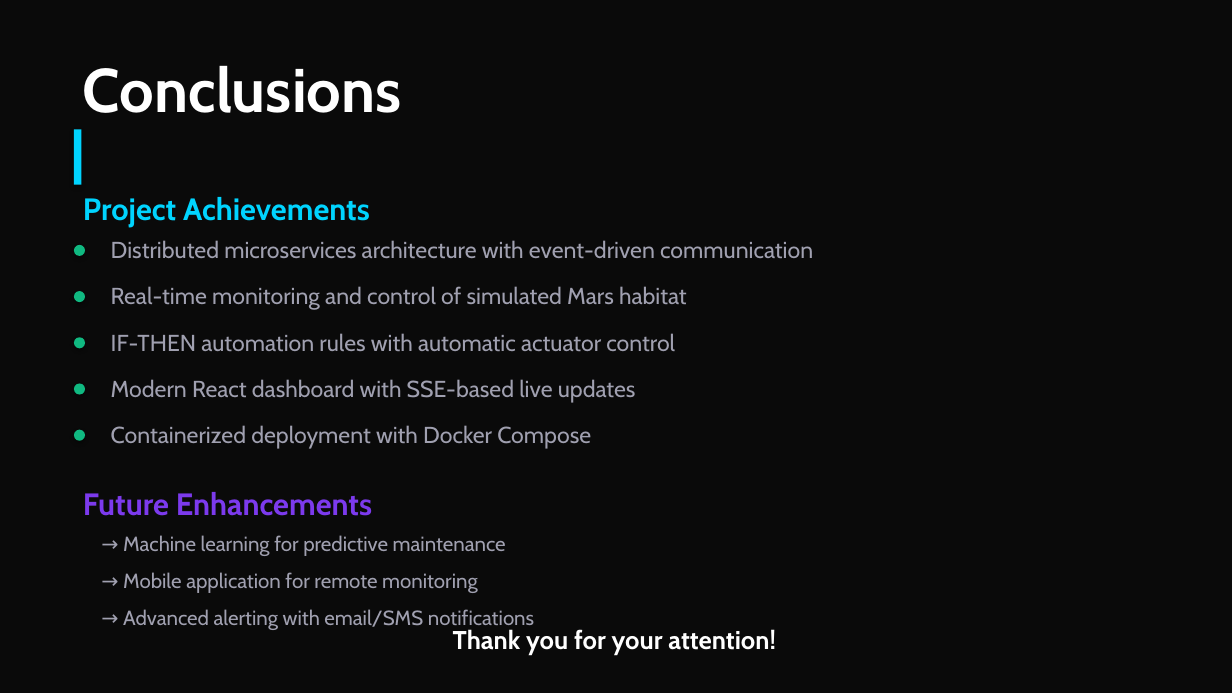
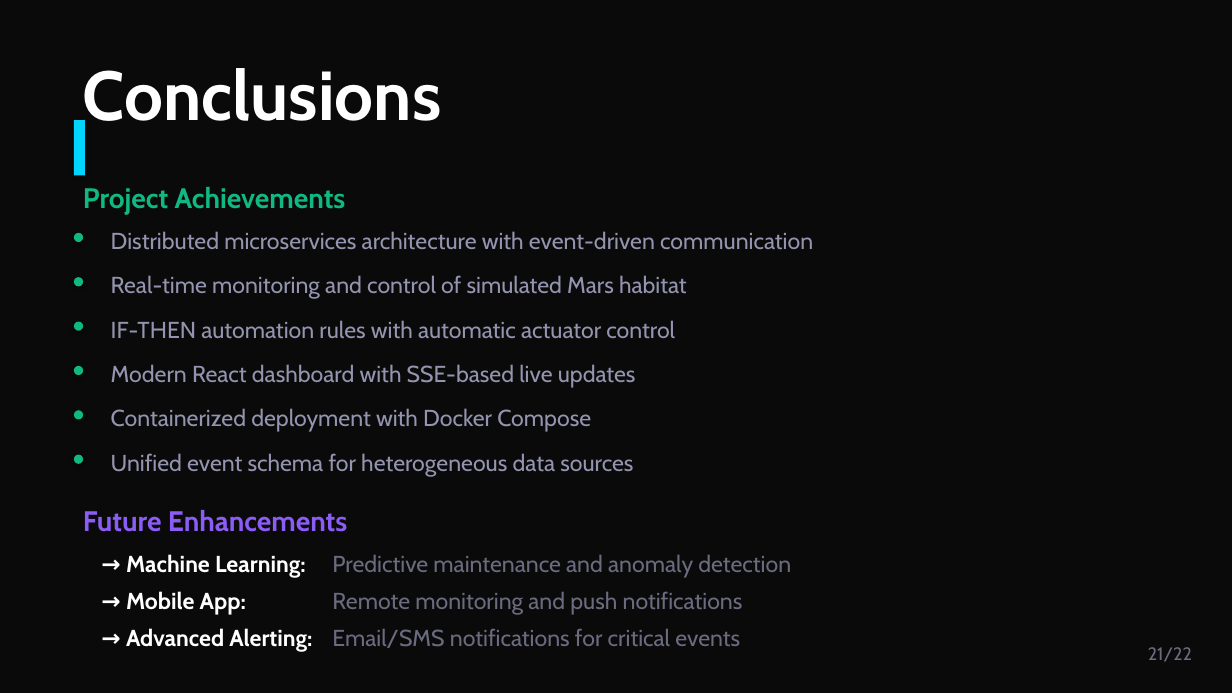
Before and after one commit to paolopagliarini/2063987_WestCompany, a slide deck: slide 21 of booklets/slides/Mars_Habitat_Presentation.pptx (slide 20 before the commit). Drawn at 1232x693 pixels with LibreOffice and Linux fonts; fonts in the diff are those of the drawing. Boxes give left, top, right and bottom in pixels: in the first picture for what was removed or moved away, otherwise in the second. Text is boxed around its words. In the diff, an @@ line names an element or a change of style, - is before the commit and + after.

```diff
--- a/booklets/slides/Mars_Habitat_Presentation.pptx
+++ b/booklets/slides/Mars_Habitat_Presentation.pptx
@@ text "Conclusions" at (x1=83, y1=68, x2=441, y2=135): size 48 to 54 pt @@
@@ rectangle resized from (x1=74, y1=129, x2=81, y2=185) to (x1=74, y1=120, x2=85, y2=176) @@
@@ text "Project Achievements" moved from (x1=83, y1=197, x2=370, y2=226) to (x1=83, y1=187, x2=346, y2=214) @@
@@ text "Project Achievements" at (x1=83, y1=187, x2=346, y2=214): size 24 to 22 pt, text colour #00D4FF to #10B981 @@
@@ ellipse moved from (x1=74, y1=245, x2=85, y2=256) to (x1=74, y1=233, x2=83, y2=242) @@
@@ text "Distributed microservices architecture with event-driven ..." moved from (x1=111, y1=240, x2=813, y2=258) to (x1=111, y1=231, x2=813, y2=249) @@
@@ text "Real-time monitoring and control of ..." moved from (x1=111, y1=286, x2=687, y2=310) to (x1=111, y1=275, x2=687, y2=299) @@
@@ ellipse moved from (x1=74, y1=291, x2=85, y2=302) to (x1=74, y1=277, x2=83, y2=287) @@
@@ ellipse moved from (x1=74, y1=337, x2=85, y2=348) to (x1=74, y1=322, x2=83, y2=331) @@
@@ text "IF-THEN automation rules with automatic ..." moved from (x1=111, y1=333, x2=675, y2=351) to (x1=111, y1=320, x2=675, y2=338) @@
@@ text "Modern React dashboard with SSE-based ..." moved from (x1=111, y1=379, x2=636, y2=403) to (x1=111, y1=364, x2=636, y2=388) @@
@@ ellipse moved from (x1=74, y1=384, x2=85, y2=395) to (x1=74, y1=366, x2=83, y2=375) @@
@@ ellipse moved from (x1=74, y1=430, x2=85, y2=441) to (x1=74, y1=410, x2=83, y2=420) @@
@@ text colour #A0A0B0 to #9494B0 in 5 elements at (x1=111, y1=231, x2=813, y2=249), (x1=111, y1=275, x2=687, y2=299), (x1=111, y1=320, x2=675, y2=338), (x1=111, y1=364, x2=636, y2=388), (x1=111, y1=408, x2=591, y2=432) @@
@@ text "Containerized deployment with Docker Compose" moved from (x1=111, y1=425, x2=591, y2=449) to (x1=111, y1=408, x2=591, y2=432) @@
@@ ellipse added at (x1=74, y1=455, x2=83, y2=464), fill #10B981 @@
@@ text at (x1=111, y1=453, x2=633, y2=477): text changed; size 16 to 18 pt; text colour #A0A0B0 to #9494B0 @@
-→ Machine learning for predictive maintenance
+Unified event schema for heterogeneous data sources
@@ text "Future Enhancements" moved from (x1=83, y1=492, x2=372, y2=516) to (x1=83, y1=510, x2=347, y2=532) @@
@@ text "Future Enhancements" at (x1=83, y1=510, x2=347, y2=532): size 24 to 22 pt, text colour #7C3AED to #8B5CF6 @@
@@ text added at (x1=126, y1=554, x2=306, y2=578), 18 pt, text #FFFFFF, bold @@
+→ Machine Learning:
@@ text added at (x1=332, y1=555, x2=791, y2=578), 18 pt, text #6B6B80 @@
+Predictive maintenance and anomaly detection
@@ text removed at (x1=123, y1=572, x2=478, y2=593) @@
-→ Mobile application for remote monitoring
@@ text added at (x1=126, y1=591, x2=246, y2=615), 18 pt, text #FFFFFF, bold @@
+→ Mobile App:
@@ text added at (x1=332, y1=592, x2=743, y2=615), 18 pt, text #6B6B80 @@
+Remote monitoring and push notifications
@@ text added at (x1=126, y1=628, x2=312, y2=652), 18 pt, text #FFFFFF, bold @@
+→ Advanced Alerting:
@@ text at (x1=332, y1=629, x2=740, y2=648): text changed; size 16 to 18 pt; text colour #A0A0B0 to #6B6B80 @@
-→ Advanced alerting with email/SMS notifications
+Email/SMS notifications for critical events
@@ text removed at (x1=453, y1=629, x2=776, y2=654) @@
-Thank you for your attention!
@@ text added at (x1=1148, y1=647, x2=1192, y2=662), 14 pt, text #6B6B80 @@
+21/22
```
Also in this commit, not shown: 10 other slides changed, 11 slides added, 9 slides removed, 1 other file.
